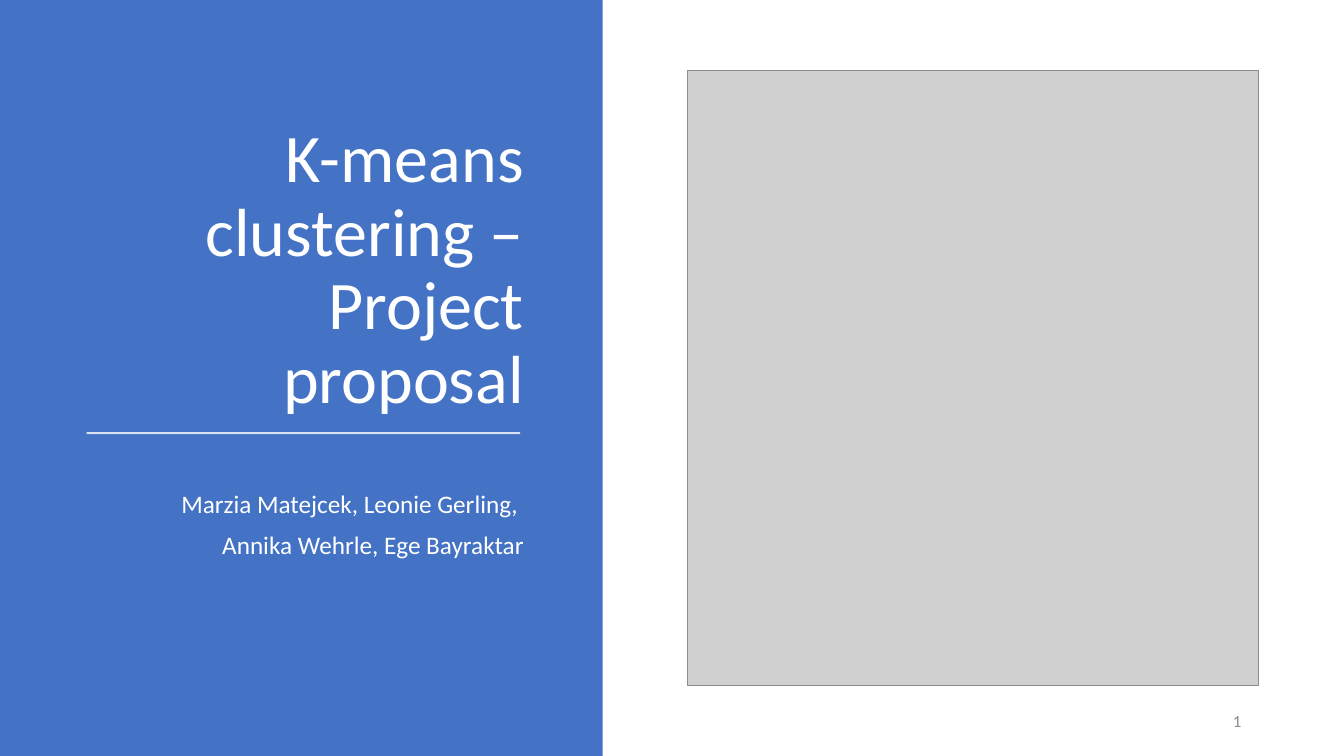
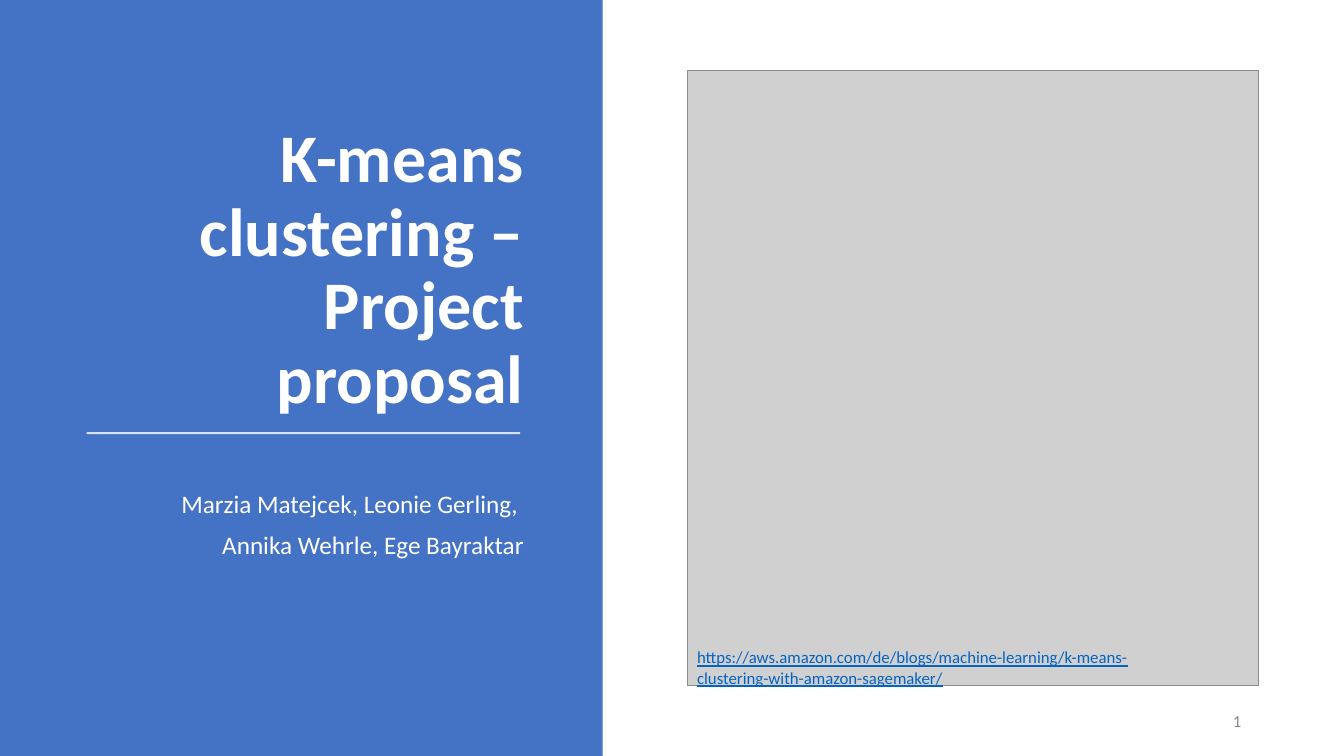
Before and after one commit to datascience-mobi/group-01-project-4-1, a slide deck: slide 1 of K-means clustering.pptx. Drawn at 1344x756 pixels with LibreOffice and Linux fonts; fonts in the diff are those of the drawing; grey boxes stand for pictures. Boxes give left, top, right and bottom in pixels: in the first picture for what was removed or moved away, otherwise in the second. Text is boxed around its words. In the diff, an @@ line names an element or a change of style, - is before the commit and + after.

Commit message:
Update K-means clustering.pptx
ein paar kleine Veränderungen

```diff
--- a/K-means clustering.pptx
+++ b/K-means clustering.pptx
@@ title "K-means clustering – Project proposal" at (200,138,524,414): bold on @@
@@ text added at (697,651,1127,688), 12 pt, text #0563C1, underline @@
+https://aws.amazon.com/de/blogs/machine-learning/k-means-clustering-with-amazon-sagemaker/
```
Also in this commit, not shown: 6 other slides changed.
